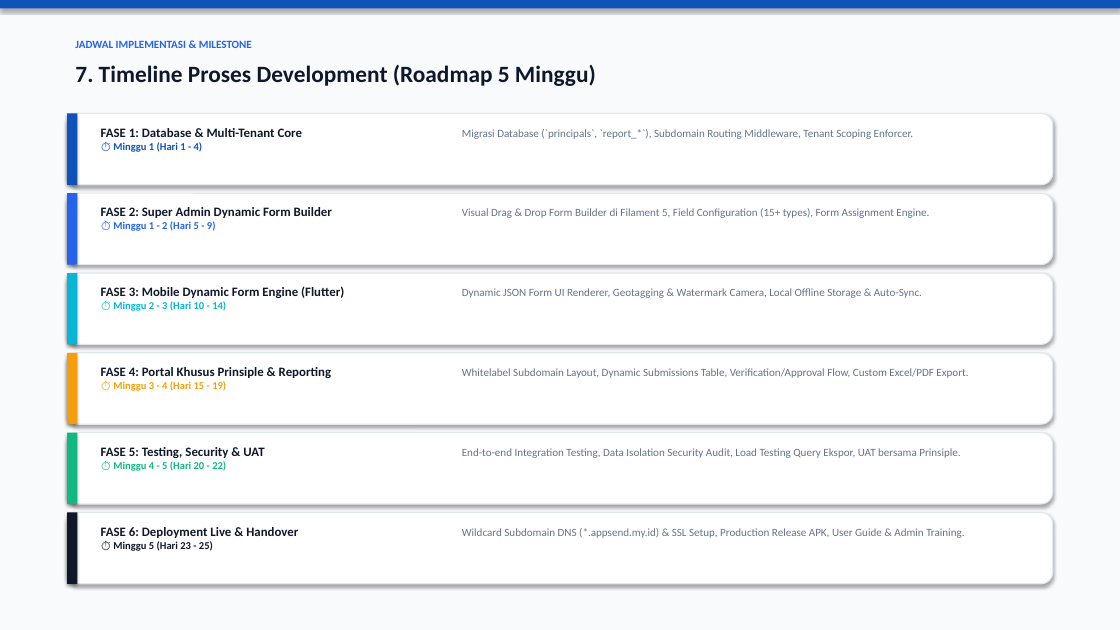
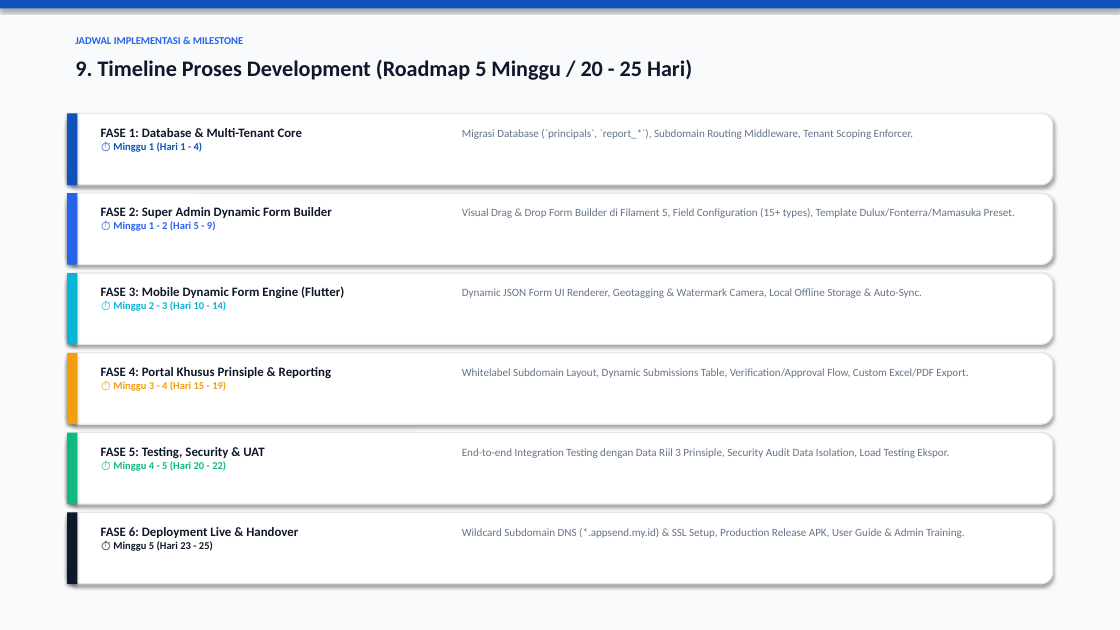
Before and after one commit to digitalgalery-dgsoft/attendaceesa, a slide deck: slide 10 of Plan_Reporting_Custom_Prinsiple_ESA.pptx (slide 8 before the commit). Drawn at 1120x630 pixels with LibreOffice and Linux fonts; fonts in the diff are those of the drawing. Boxes give left, top, right and bottom in pixels: in the first picture for what was removed or moved away, otherwise in the second. Text is boxed around its words. In the diff, an @@ line names an element or a change of style, - is before the commit and + after.

Commit message:
docs: Tambahkan studi kasus 3 prinsiple (Dulux, Fonterra, Mamasuka) ke presentasi PPTX

```diff
--- a/Plan_Reporting_Custom_Prinsiple_ESA.pptx
+++ b/Plan_Reporting_Custom_Prinsiple_ESA.pptx
@@ text "JADWAL IMPLEMENTASI & MILESTONE" at (x1=75, y1=37, x2=243, y2=44): size 9.5 to 9 pt @@
@@ text at (x1=75, y1=59, x2=692, y2=80): text changed; size 20 to 19 pt @@
-7. Timeline Proses Development (Roadmap 5 Minggu)
+9. Timeline Proses Development (Roadmap 5 Minggu / 20 - 25 Hari)
@@ text at (x1=462, y1=208, x2=1015, y2=218): text changed @@
-Visual Drag & Drop Form Builder di Filament 5, Field Configuration (15+ types), Form Assignment Engine.
+Visual Drag & Drop Form Builder di Filament 5, Field Configuration (15+ types), Template Dulux/Fonterra/Mamasuka Preset.
@@ text at (x1=462, y1=448, x2=949, y2=458): text changed @@
-End-to-end Integration Testing, Data Isolation Security Audit, Load Testing Query Ekspor, UAT bersama Prinsiple.
+End-to-end Integration Testing dengan Data Riil 3 Prinsiple, Security Audit Data Isolation, Load Testing Ekspor.
```
Also in this commit, not shown: 10 other slides changed, 2 slides added, 2 other files.
